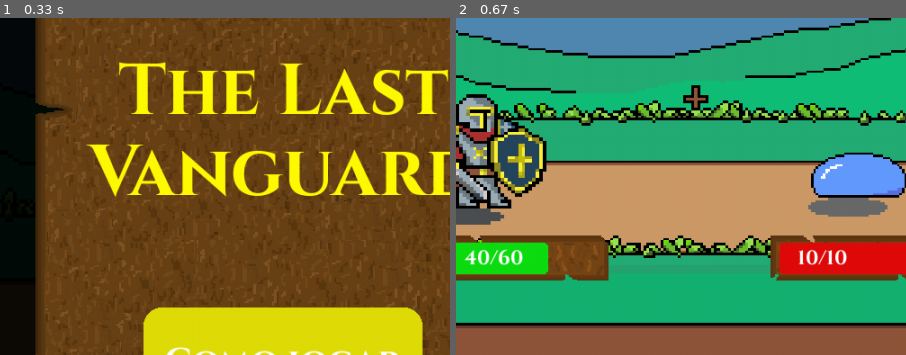
Above: before the commit, frames 1-2 (left to right).
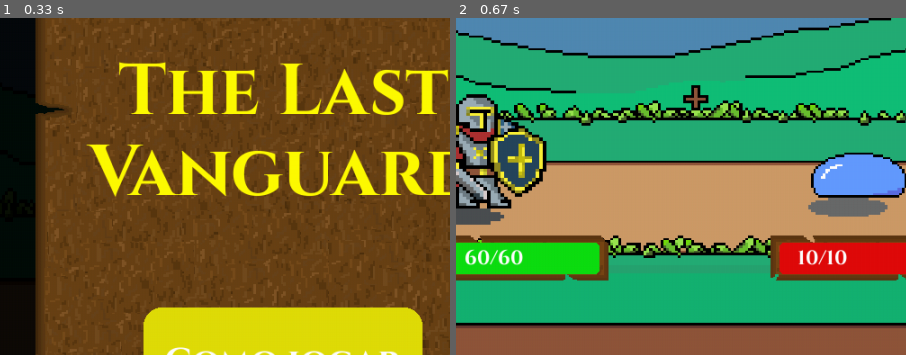
Above: after the commit, the same moments.

Repository: HenrykGabriel/Jogo-de-turno-Pygame
Game: pygame game, started from main.py
The game is run twice, just before and just after one commit, with the same random seed, the same clock (stepped at 60 frames per second) and the same inputs.
Inputs (mouse positions are % of the whole screen's width and height, from its top left):
- Up to frame 1 (0.33 s): no input
- Up to frame 2 (0.67 s): click (50, 77) at 0.38 s
The pictures show only the part of the screen within x 19-69%, y 14-64%; the shares and areas given below are measured in that part.

Frame 1 is identical in both runs. In frame 2, 1.2% of the frame differs, in the area x 1-32%, y 66-77%.

Commit message:
ajuste combate

Diff:
--- a/combate.py
+++ b/combate.py
@@ -139,8 +139,6 @@
 
         inimigo = self.inimigos[0]
 
-        self.jogador.vida = 40
-
         if cenario_atual == "Campo aberto":
             janela.blit(self.campo_aberto, (0, 0))
 
